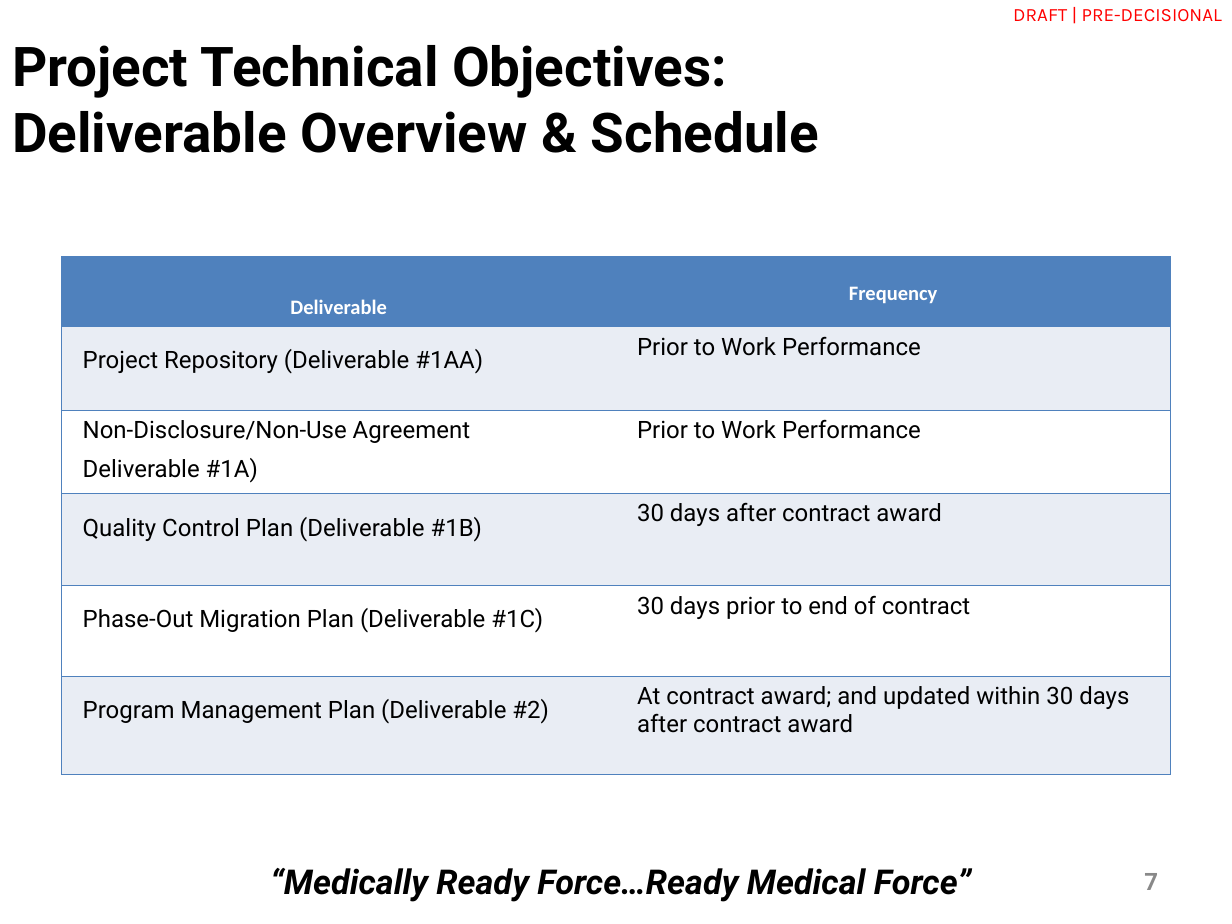
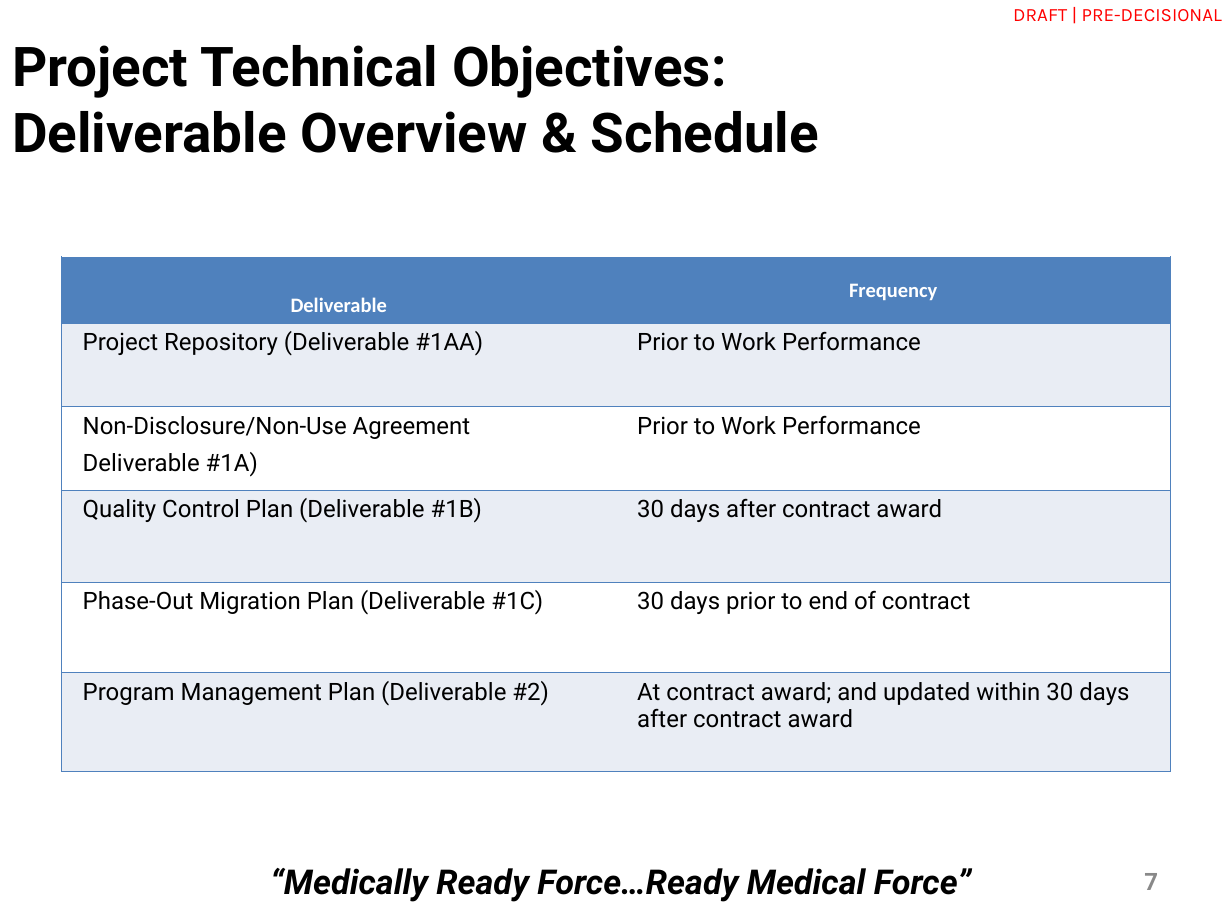
Before and after one commit to vistadataproject/documents, a slide deck: slide 7 of Submissions/src/VistA Metadata Kickoff Brief-2016-01-07.ppt. Drawn at 1232x924 pixels with LibreOffice and Linux fonts; fonts in the diff are those of the drawing; background and template pictures are left out. Boxes give left, top, right and bottom in pixels: in the first picture for what was removed or moved away, otherwise in the second. Text is boxed around its words. In the diff, an @@ line names an element or a change of style, - is before the commit and + after.

```diff
--- a/Submissions/src/VistA Metadata Kickoff Brief-2016-01-07.ppt
+++ b/Submissions/src/VistA Metadata Kickoff Brief-2016-01-07.ppt
@@ table at (62,256,1170,768) @@
@@ line spacing 1.15 to 1.17 @@
@@ line spacing 1.15 to 1.02 @@
@@ line spacing 1.48 to 0.95 @@
@@ line spacing 1 to 0.95 @@
@@ line spacing 1.5 to 0.95 @@
@@ borders changed @@
```
Also in this commit, not shown: 12 other slides changed, 6 other files.
